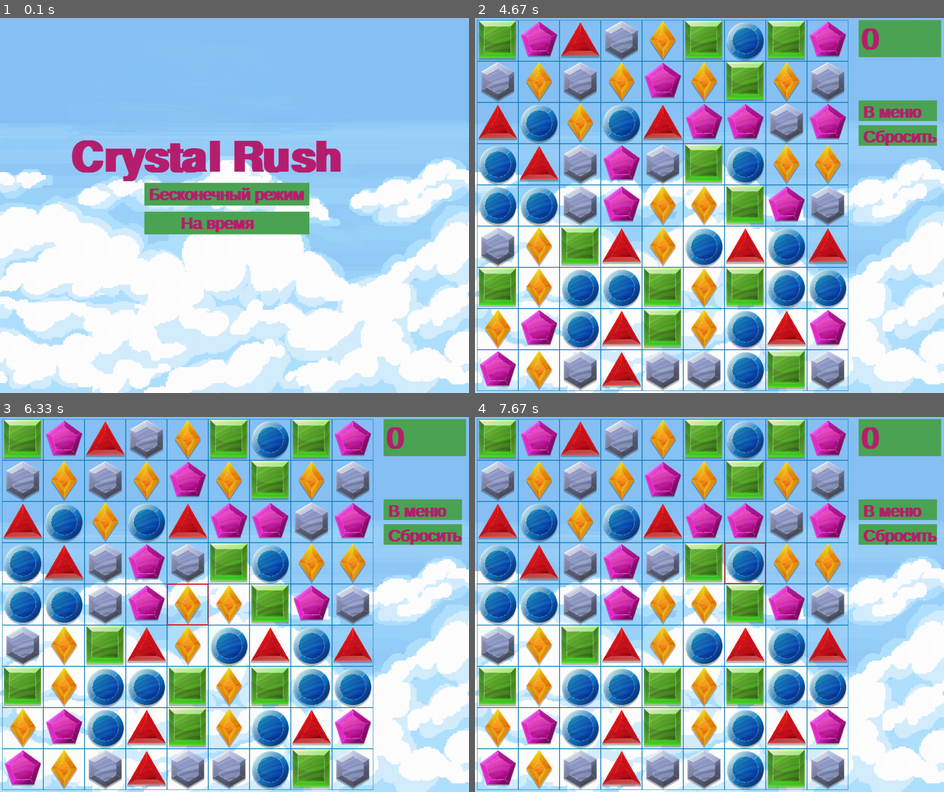
Above: before the commit, frames 1-4 (two rows, left to right).
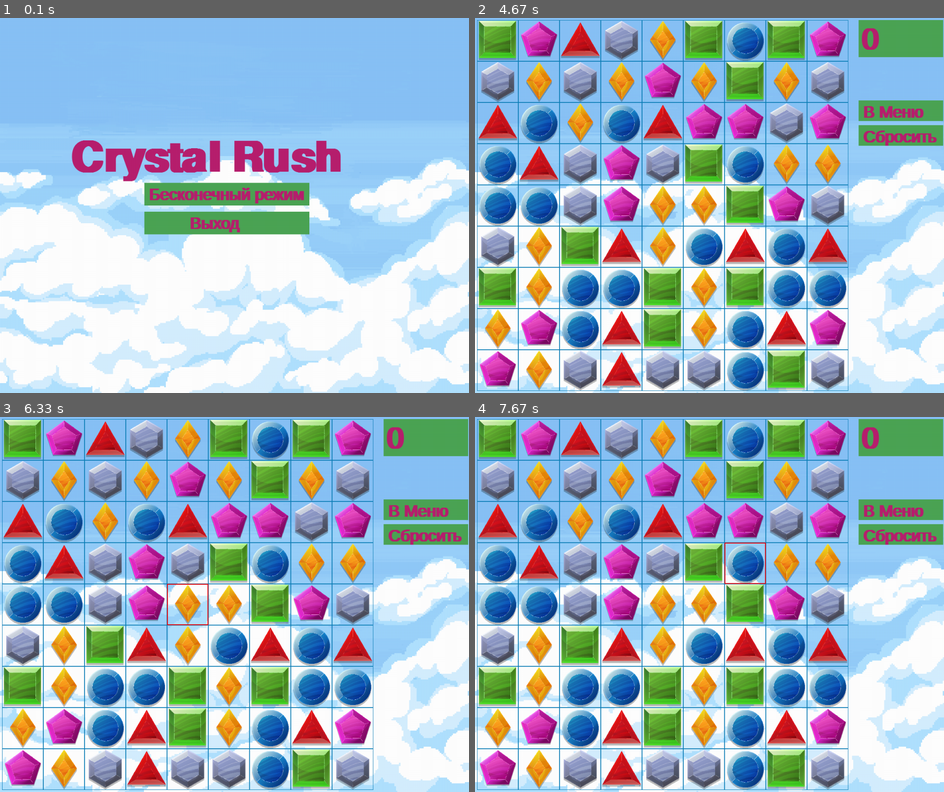
Above: after the commit, the same moments.

Repository: ArturKL/PyGameProject
Game: pygame game, started from main.py
Same seed, same stepped clock (60 frames per second), same inputs: the game is played once before the commit and once after it.
Inputs (mouse positions are in pixels of both pictures, inside the frame that each line leads up to):
- Up to frame 1 (0.1 s): no input
- Up to frame 2 (4.67 s): click (700, 194) at 0.38 s; click (901, 111) at 0.72 s; click (564, 149) at 1.05 s; click (765, 239) at 1.38 s; click (718, 78) at 1.72 s; click (686, 303) at 2.05 s; click (695, 141) at 2.38 s; click (643, 126) at 2.72 s; click (831, 171) at 3.05 s; click (854, 198) at 3.38 s; click (873, 280) at 3.72 s; click (728, 190) at 4.55 s
- Up to frame 3 (6.33 s): click (98, 582) at 4.88 s; click (361, 645) at 5.22 s; click (93, 743) at 5.55 s; click (159, 480) at 5.88 s; click (187, 589) at 6.22 s
- Up to frame 4 (7.67 s): click (596, 507) at 6.55 s; click (793, 728) at 6.88 s; click (681, 492) at 7.22 s; click (742, 544) at 7.55 s

The runs differ from the first frame. In frame 1, 0.3% of the frame differs, in the area x 38-55%, y 53-58%; in frame 2, 0.4%, in the area x 86-100%, y 0-35%; in frame 3, 0.4%; in frame 4, 0.4%.

Commit message:
Добавлен звук

Diff:
--- a/main.py
+++ b/main.py
@@ -18,6 +18,10 @@
 TEXTLCOLOR = (184, 32, 111)
 BUTTONCOLOR = (76, 165, 85)
 SCORE = 0
+CRYSTALBREAKSOUND = pygame.mixer.Sound('A:\Python\PyGameProject\data\sound.wav')
+pygame.mixer.music.load('A:\Python\PyGameProject\data\music.mp3')
+pygame.mixer.music.set_volume(1)
+pygame.mixer.music.play(1)
 
 
 def load_image(name):
@@ -206,6 +210,8 @@
 
     def delete_crystals(self):
         global c_sprites, del_c
+        if self.find_three_in_row(False):
+            CRYSTALBREAKSOUND.play()
         for cell in self.find_three_in_row(True):
             x, y = cell
             DeleteCrystal(x, y)
@@ -328,12 +334,14 @@
         self.rect = self.image.get_rect()
         self.rect.move_ip(pos)
         self.type = tip
-        # screen.blit(self.image, pos)
 
     def on_click(self):
         global STARTSCREEN, board, SCORE
         if self.type == 'endless':
             STARTSCREEN = False
+        elif self.type == 'exit':
+            pygame.quit()
+            sys.exit()
         elif self.type == 'home':
             STARTSCREEN = True
         elif self.type == 'reset':
@@ -343,7 +351,7 @@
 
 class Score:
     def __init__(self):
-        self.draw_score = pygame.Surface((200, 90))
+        self.draw_score = pygame.Surface((205, 90))
         self.font = pygame.font.SysFont('arial', 72)
         self.font.set_bold(1)
         self.score = 0
@@ -373,7 +381,7 @@
     background.draw(screen)
     screen.blit(game_name, (170, 290))
     Button('Бесконечный режим', (350, 400), (400, 55), 'endless')
-    Button('       На время', (350, 470), (400, 55), 'limited')
+    Button('         Выход', (350, 470), (400, 55), 'exit')
     buttons.draw(screen)
     STARTSCREEN = True
     pygame.display.flip()
@@ -386,8 +394,8 @@
                 cursor.on_click(event.pos)
         all_sprites.update()
     buttons.empty()
-    Button('В меню', (930, 200), (190, 50), 'home')
-    Button('Сбросить', (930, 260), (190, 50), 'reset')
+    Button('В Меню', (930, 200), (205, 50), 'home')
+    Button('Сбросить', (930, 260), (205, 50), 'reset')
     board = Board(9, 9)
     score = Score()
 
Not shown, added: data/music.mp3
Not shown, added: data/sound.mp3
Not shown, added: data/sound.wav
